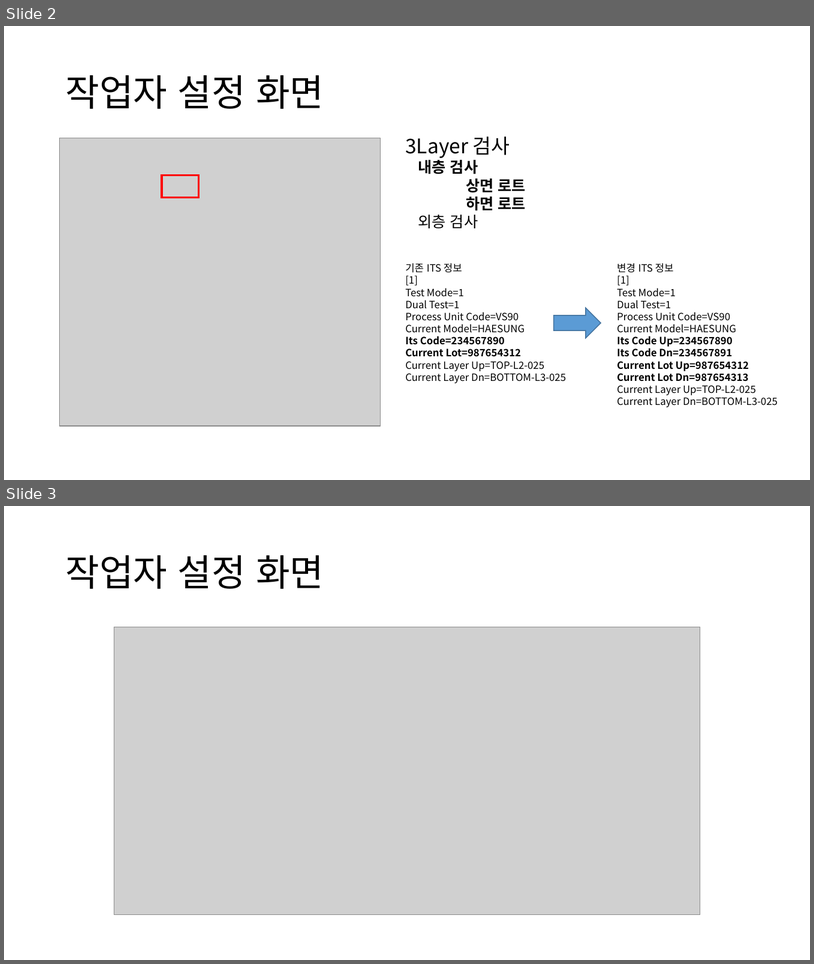
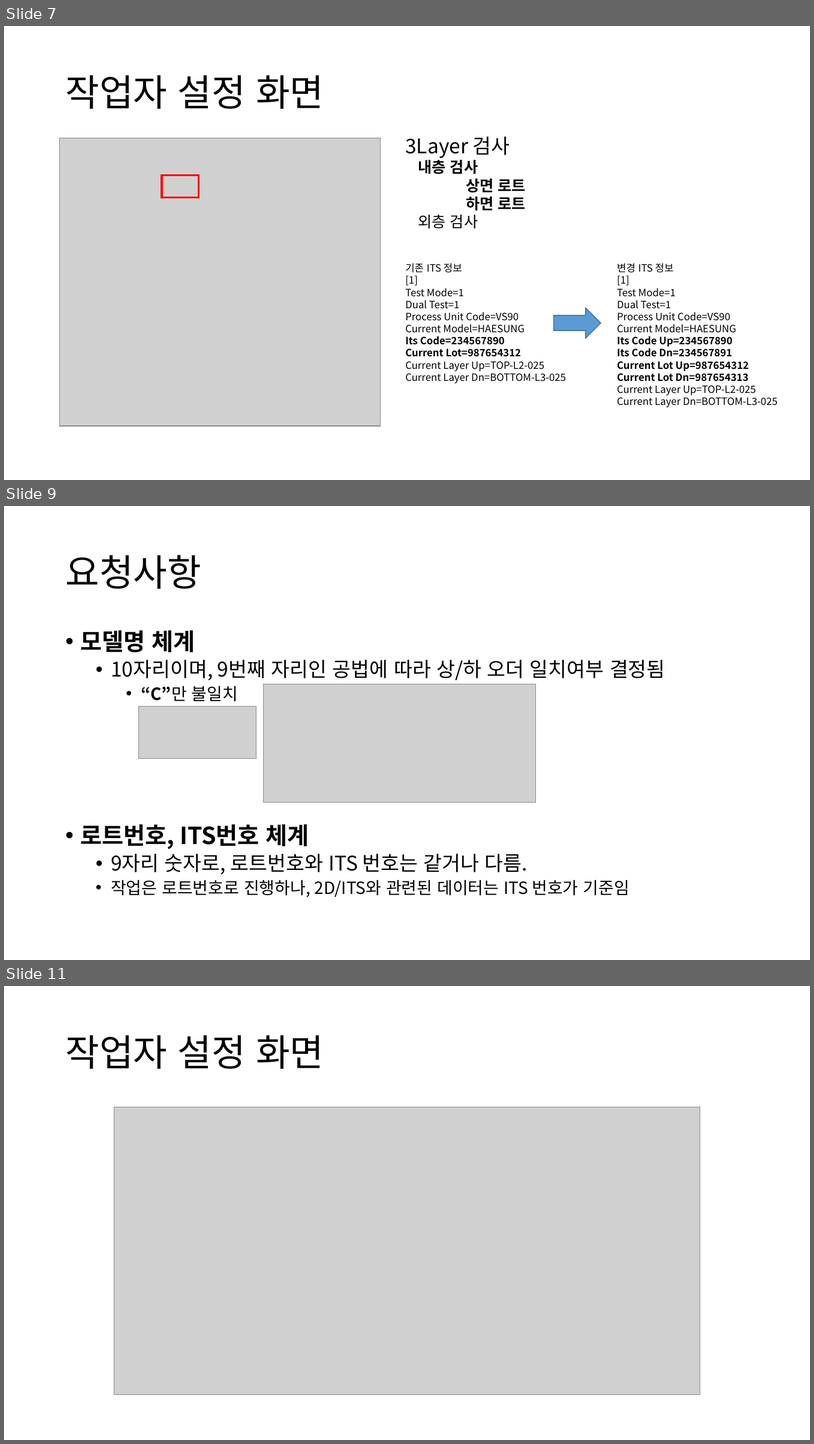
Before and after one commit to ShinYongDae/MyJob, a slide deck: 해성DS Layer별.pptx. Shown one above the other, each under a label of ours: slides 2 and 3 before the commit, slides 7, 9 and 11 after it; the slides between them are not shown. The pictures are 814x964 and 814x1444 pixels, drawn with LibreOffice and Linux fonts; fonts in the diff are those of the drawing; grey boxes stand for pictures. Boxes give left, top, right and bottom in pixels: in the first picture for what was removed or moved away, otherwise in the second. Text is boxed around its words. In the diff, an @@ line names an element or a change of style, - is before the commit and + after.

```diff
--- a/해성DS Layer별.pptx
+++ b/해성DS Layer별.pptx
@@ slide 9 added at <box>4,506,810,960</box>, background #FFFFFF @@
@@ title added at <box>65,555,201,589</box>, 44 pt, text #000000 @@
+요청사항
@@ text added at <box>81,630,666,897</box>, 24 pt, text #000000 @@
+• 모델명 체계
+  • 10자리이며, 9번째 자리인 공법에 따라 상/하 오더 일치여부 결정됨
+    • “C”만 불일치
+• 로트번호, ITS번호 체계
+  • 9자리 숫자로, 로트번호와 ITS 번호는 같거나 다름.
+  • 작업은 로트번호로 진행하나, 2D/ITS와 관련된 데이터는 ITS 번호가 기준임
@@ picture added at <box>264,684,536,802</box> @@
@@ picture added at <box>139,706,256,758</box> @@
@@ what was slide 2 is now slide 7 @@
@@ what was slide 3 is now slide 11 @@
```
Also in this commit, not shown: 7 other slides added, 1 other file.
